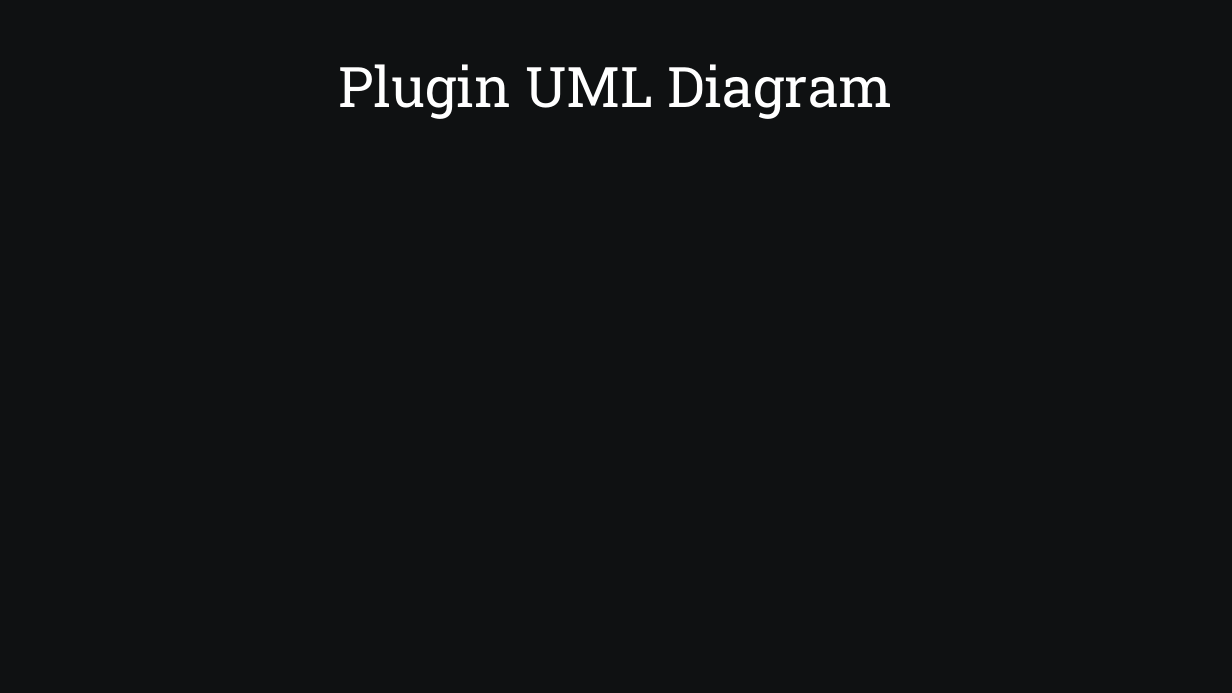
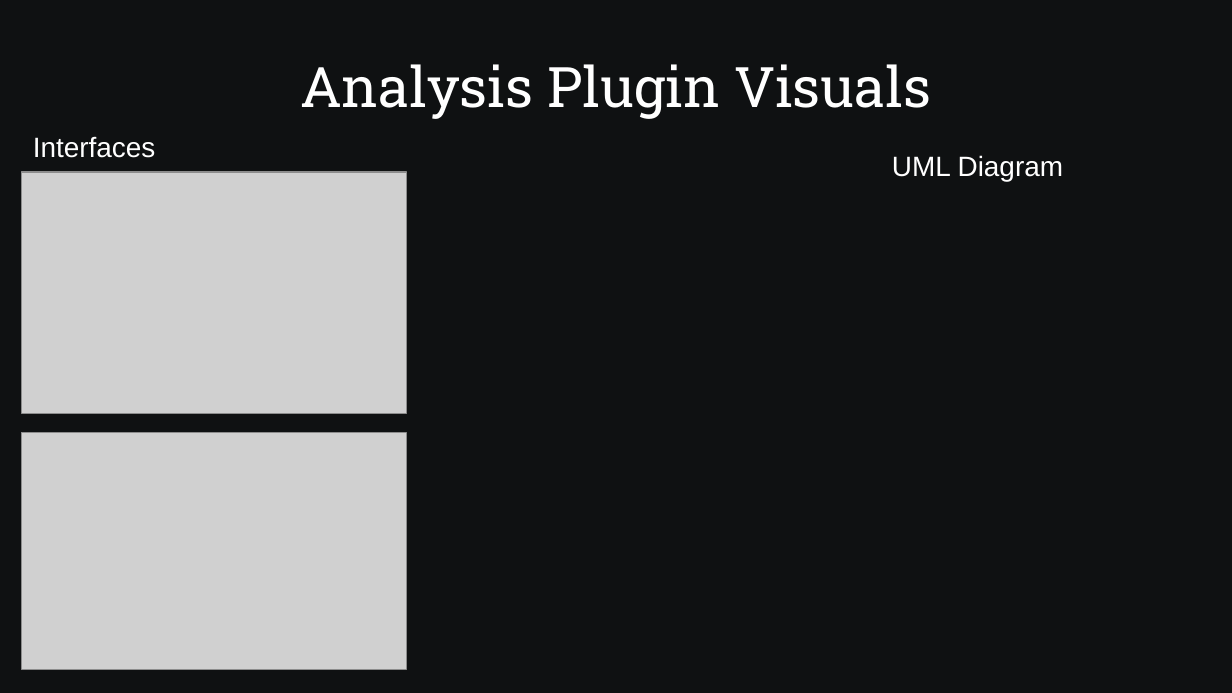
Before and after one commit to SamAllen06/lake_temp_work, a slide deck: slide 20 of documentation/for_collaborators/TestingSoftwareOverview.odp (slide 21 before the commit). Drawn at 1232x693 pixels with LibreOffice and Linux fonts; fonts in the diff are those of the drawing; grey boxes stand for pictures. Boxes give left, top, right and bottom in pixels: in the first picture for what was removed or moved away, otherwise in the second. Text is boxed around its words. In the diff, an @@ line names an element or a change of style, - is before the commit and + after.

Commit message:
Update Input, Output, and Constants table and Reorganize Sampling/Analysis plugin slides

```diff
--- a/documentation/for_collaborators/TestingSoftwareOverview.odp
+++ b/documentation/for_collaborators/TestingSoftwareOverview.odp
@@ title at <box>300,64,931,119</box>: text changed @@
-Plugin UML Diagram
+Analysis Plugin Visuals
@@ text added at <box>33,136,156,158</box>, 18 pt, text #FFFFFF @@
+Interfaces
@@ picture added at <box>22,172,407,414</box> @@
@@ text added at <box>892,155,1064,181</box>, 18 pt, text #FFFFFF @@
+UML Diagram
@@ picture added at <box>22,433,407,670</box> @@
```
Also in this commit, not shown: 11 other slides changed, 1 slide added, 6 slides removed, 2 other files.
